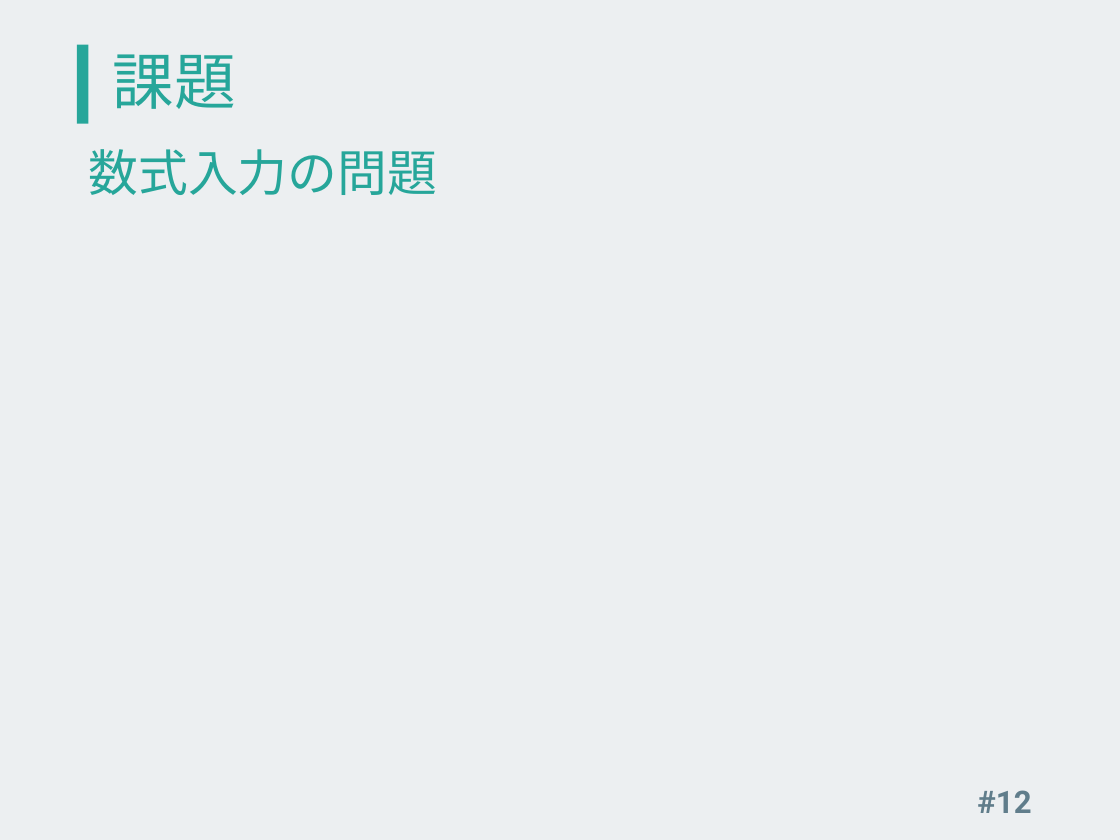
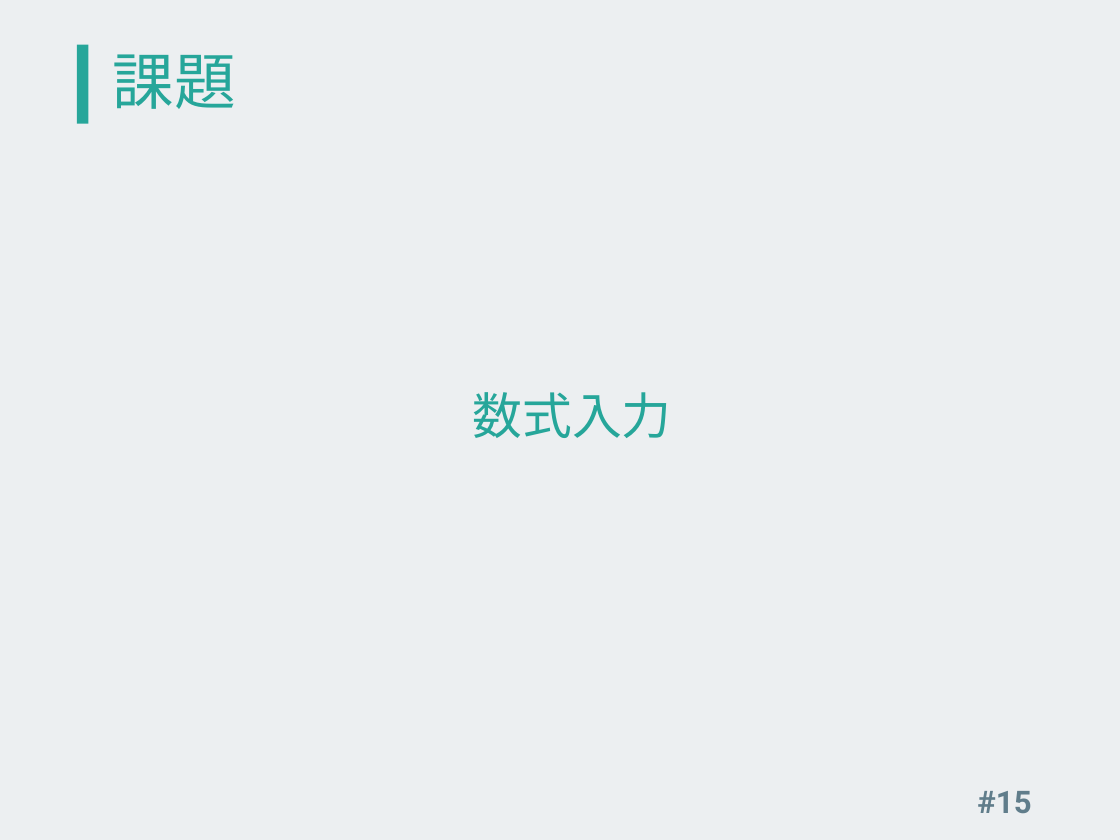
Before and after one commit to kinc-shinshu/smat-presentation, a slide deck: slide 15 of slide.pptx (slide 12 before the commit). Drawn at 1120x840 pixels with LibreOffice and Linux fonts; fonts in the diff are those of the drawing. Boxes give left, top, right and bottom in pixels: in the first picture for what was removed or moved away, otherwise in the second. Text is boxed around its words. In the diff, an @@ line names an element or a change of style, - is before the commit and + after.

```diff
--- a/slide.pptx
+++ b/slide.pptx
@@ text at <box>473,392,672,438</box>: text changed @@
-数式入力の問題
+数式入力
@@ page number at <box>977,791,1031,813</box>: text changed @@
-#12
+#15
```
Also in this commit, not shown: 1 other slide changed, 14 slides added, 1 slide removed, 6 other files.
